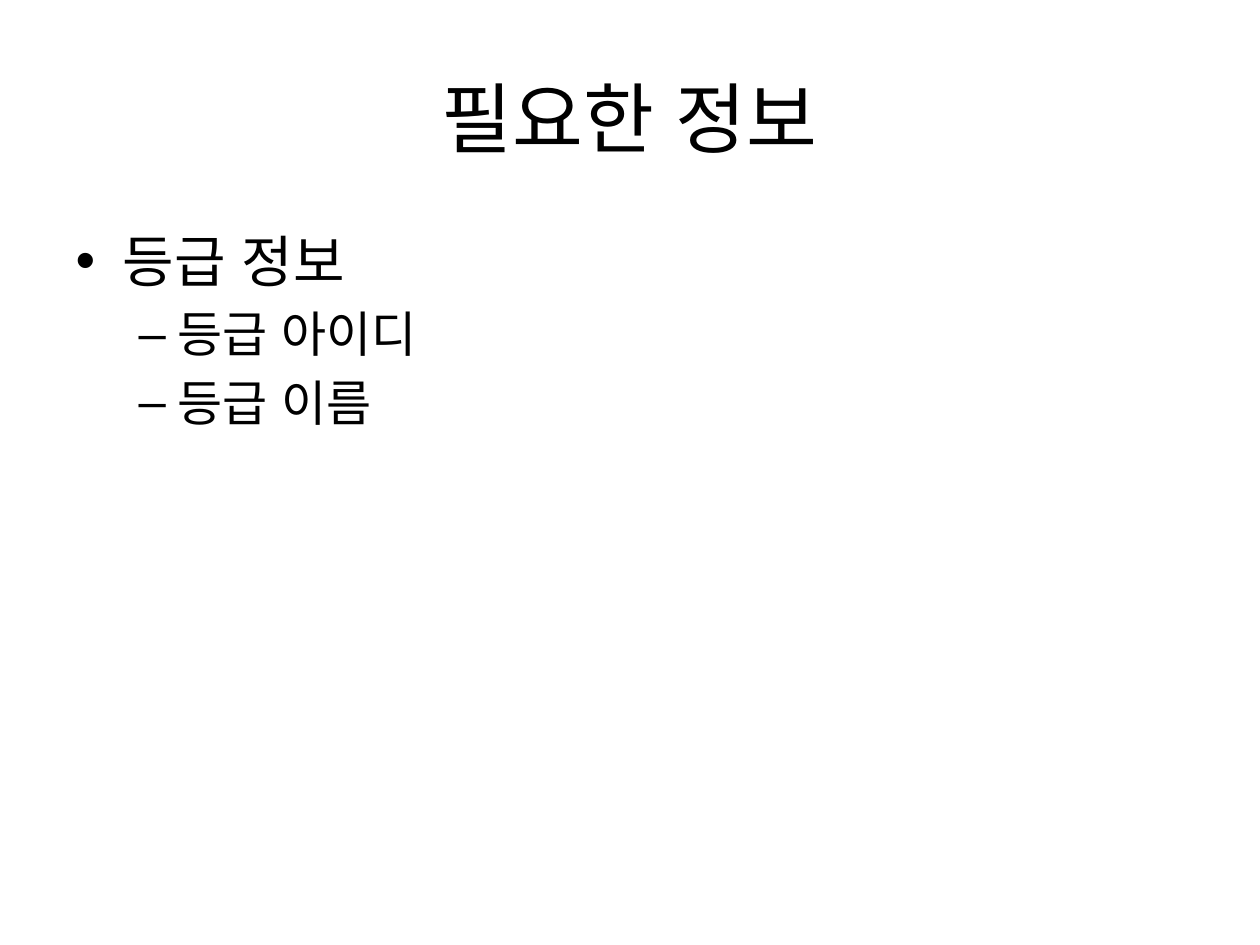
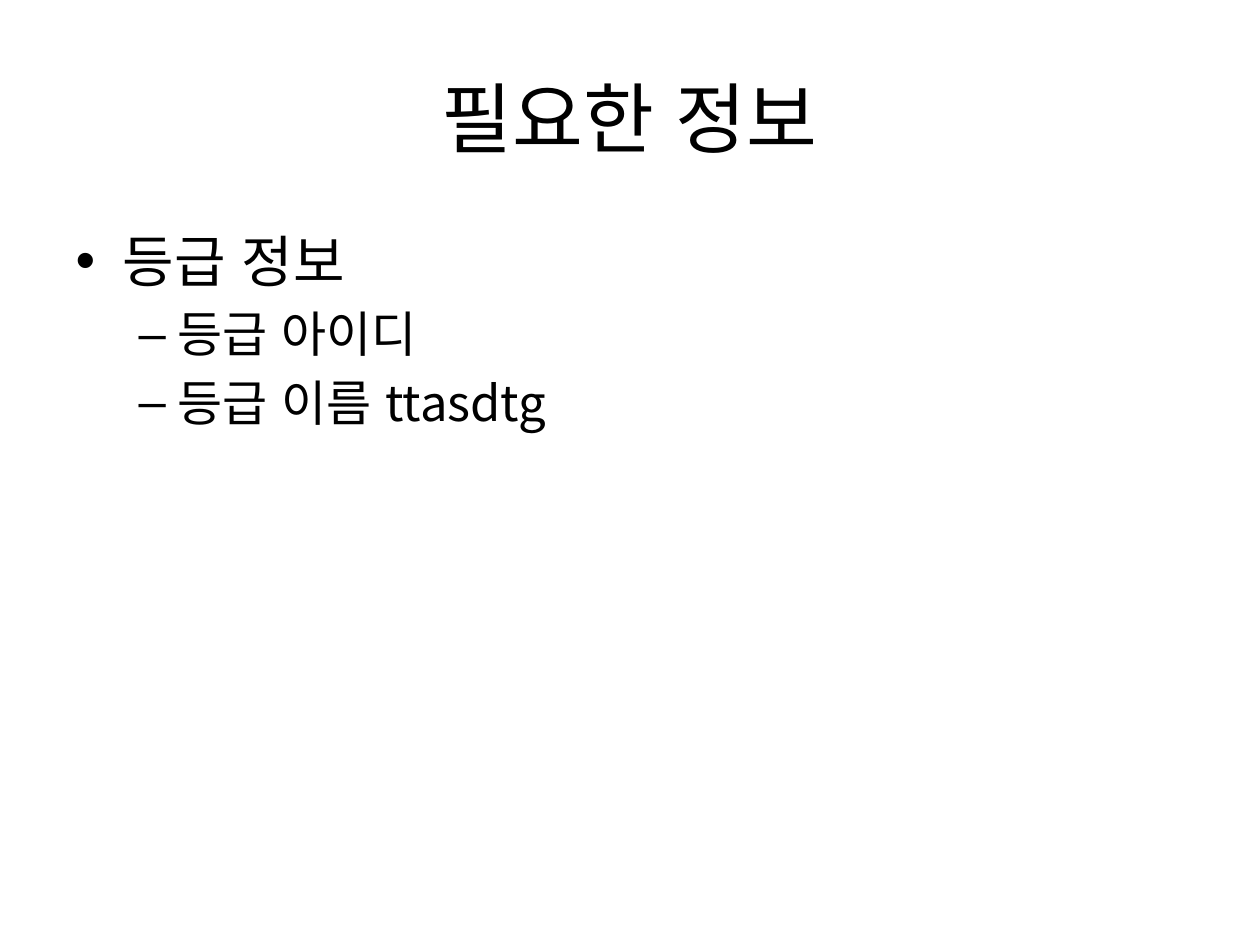
Before and after one commit to mulcamptest/study, a slide deck: slide 1 of Danceple/DB설계.pptx. Drawn at 1260x945 pixels with LibreOffice and Linux fonts; fonts in the diff are those of the drawing. Boxes give left, top, right and bottom in pixels: in the first picture for what was removed or moved away, otherwise in the second. Text is boxed around its words. In the diff, an @@ line names an element or a change of style, - is before the commit and + after.

Commit message:
test3

```diff
--- a/Danceple/DB설계.pptx
+++ b/Danceple/DB설계.pptx
@@ text at (178, 380, 546, 434): text changed @@
-  – 등급 이름
+  – 등급 이름 ttasdtg
```
